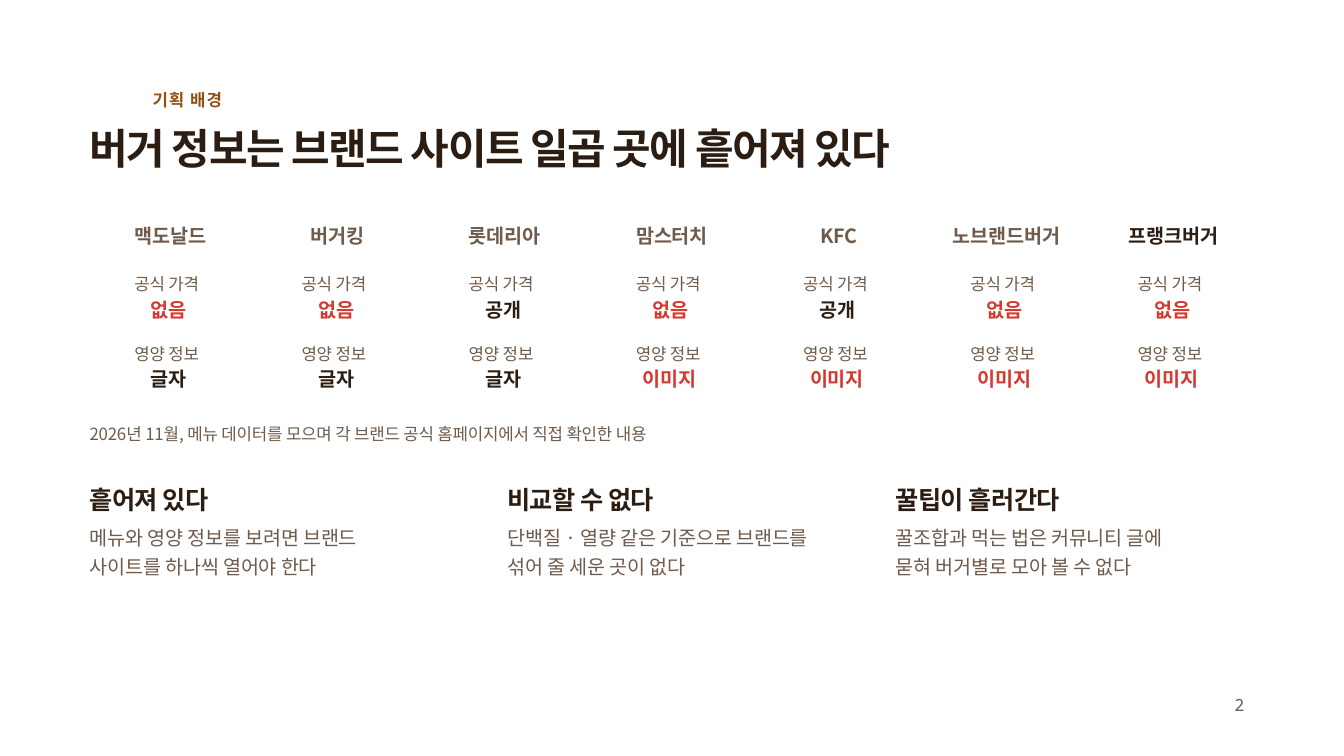
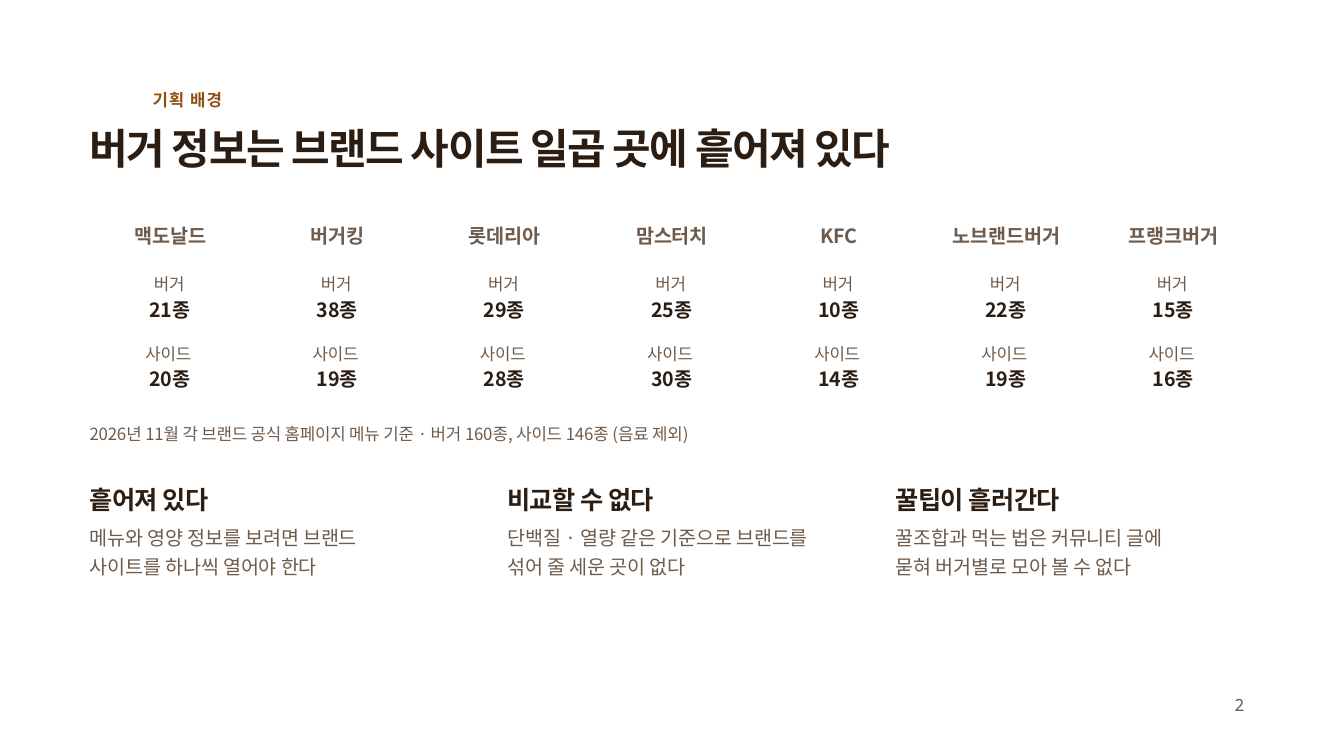
Before and after one commit to hyungunoh321/OH_Burger, a slide deck: slide 2 of docs/proposal/OH_Burger_제안서.pptx. Drawn at 1344x756 pixels with LibreOffice and Linux fonts; fonts in the diff are those of the drawing; background and template pictures are left out. Boxes give left, top, right and bottom in pixels: in the first picture for what was removed or moved away, otherwise in the second. Text is boxed around its words. In the diff, an @@ line names an element or a change of style, - is before the commit and + after.

Commit message:
docs: 제안서 기획 배경 · 기능 목록 고침
- 기획 배경: 브랜드 사이트에 공식 가격 · 영양 정보가 없다고 적었던 칸을 빼고 브랜드별 버거 · 사이드 수(DB 기준)로 바꿨다. 브랜드 탭 색도 일곱 개 모두 같게 맞췄다
- 기능 목록: 필수 / 선택 구분을 없앴다
- 표지 날짜를 2026. 11. 27 로 바꿨다

```diff
--- a/docs/proposal/OH_Burger_제안서.pptx
+++ b/docs/proposal/OH_Burger_제안서.pptx
@@ text "프랭크버거" at <box>1129,226,1219,245</box>: text colour #2C1D12 to #6F5B4B @@
@@ text at <box>154,276,185,292</box>: text changed @@
-공식 가격
+버거
@@ text at <box>321,276,352,292</box>: text changed @@
-공식 가격
+버거
@@ text at <box>488,276,519,292</box>: text changed @@
-공식 가격
+버거
@@ text at <box>655,276,686,292</box>: text changed @@
-공식 가격
+버거
@@ text at <box>823,276,854,292</box>: text changed @@
-공식 가격
+버거
@@ text at <box>990,276,1021,292</box>: text changed @@
-공식 가격
+버거
@@ text at <box>1157,276,1188,292</box>: text changed @@
-공식 가격
+버거
@@ text at <box>150,301,191,319</box>: text changed; text colour #D43A2F to #2C1D12 @@
-없음
+21종
@@ text at <box>317,301,358,319</box>: text changed; text colour #D43A2F to #2C1D12 @@
-없음
+38종
@@ text at <box>484,301,525,319</box>: text changed @@
-공개
+29종
@@ text at <box>651,301,692,319</box>: text changed; text colour #D43A2F to #2C1D12 @@
-없음
+25종
@@ text at <box>818,301,859,319</box>: text changed @@
-공개
+10종
@@ text at <box>986,301,1027,319</box>: text changed; text colour #D43A2F to #2C1D12 @@
-없음
+22종
@@ text at <box>1153,301,1194,319</box>: text changed; text colour #D43A2F to #2C1D12 @@
-없음
+15종
@@ text at <box>145,346,191,362</box>: text changed @@
-영양 정보
+사이드
@@ text at <box>313,346,359,362</box>: text changed @@
-영양 정보
+사이드
@@ text at <box>480,346,526,362</box>: text changed @@
-영양 정보
+사이드
@@ text at <box>647,346,693,362</box>: text changed @@
-영양 정보
+사이드
@@ text at <box>814,346,860,362</box>: text changed @@
-영양 정보
+사이드
@@ text at <box>981,346,1027,362</box>: text changed @@
-영양 정보
+사이드
@@ text at <box>1149,346,1195,362</box>: text changed @@
-영양 정보
+사이드
@@ text at <box>150,370,191,388</box>: text changed @@
-글자
+20종
@@ text at <box>317,370,358,388</box>: text changed @@
-글자
+19종
@@ text at <box>484,370,525,388</box>: text changed @@
-글자
+28종
@@ text at <box>651,370,692,388</box>: text changed; text colour #D43A2F to #2C1D12 @@
-이미지
+30종
@@ text at <box>818,370,859,388</box>: text changed; text colour #D43A2F to #2C1D12 @@
-이미지
+14종
@@ text at <box>986,370,1027,388</box>: text changed; text colour #D43A2F to #2C1D12 @@
-이미지
+19종
@@ text at <box>1153,370,1194,388</box>: text changed; text colour #D43A2F to #2C1D12 @@
-이미지
+16종
@@ text at <box>90,426,688,443</box>: text changed @@
-2026년 11월, 메뉴 데이터를 모으며 각 브랜드 공식 홈페이지에서 직접 확인한 내용
+2026년 11월 각 브랜드 공식 홈페이지 메뉴 기준 · 버거 160종, 사이드 146종 (음료 제외)
```
Also in this commit, not shown: 2 other slides changed.
